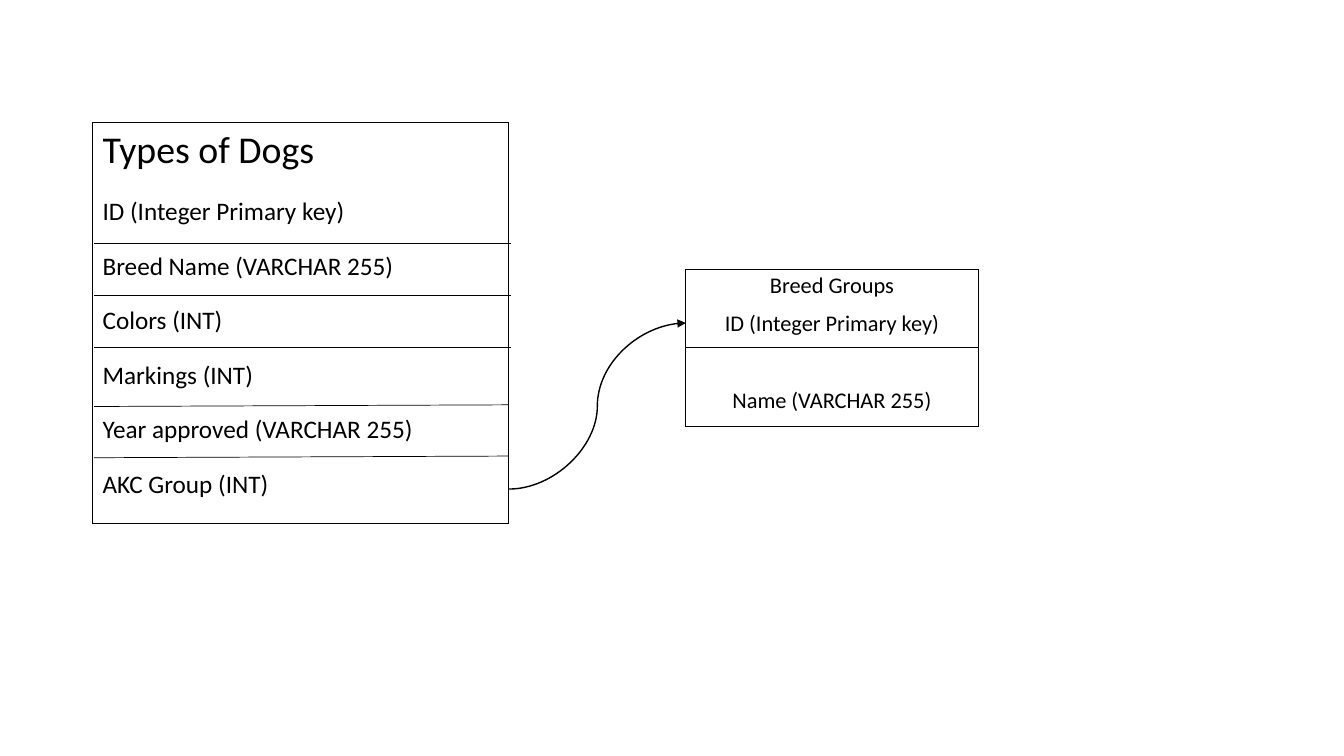
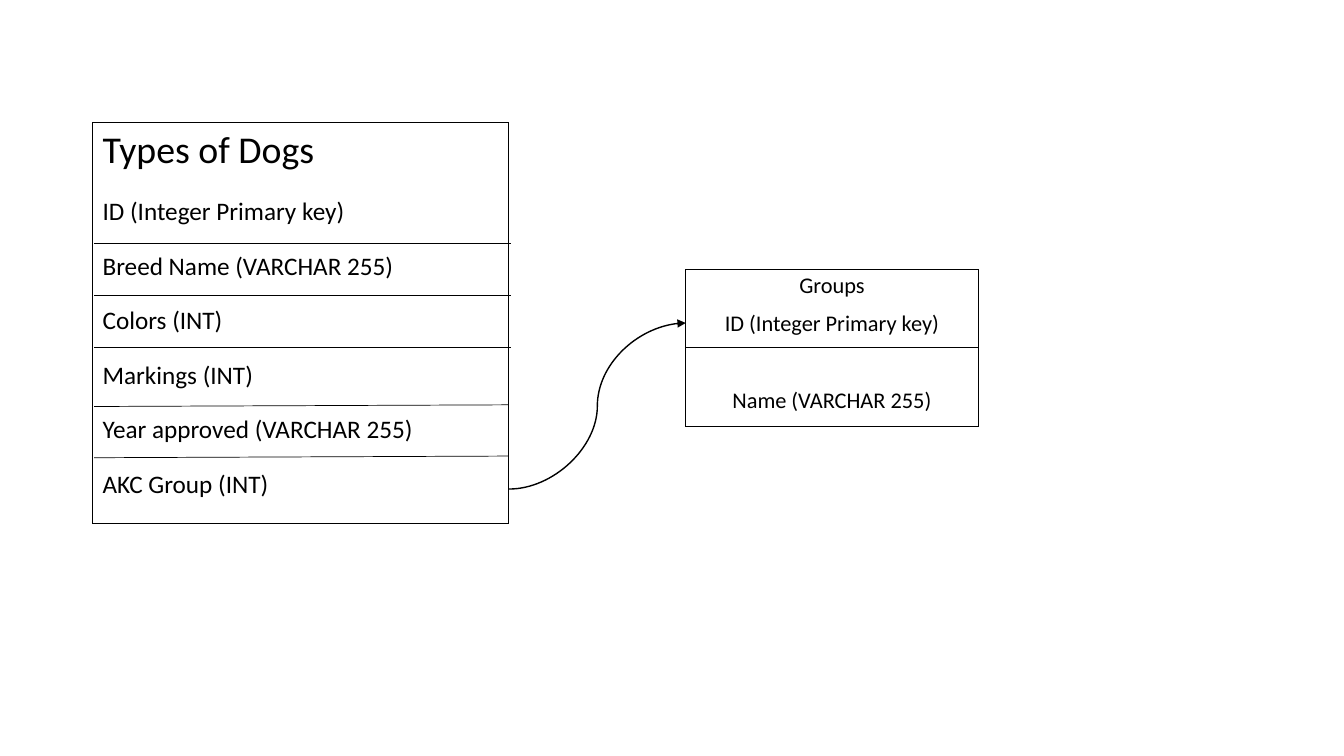
Before and after one commit to AlisonNicole/phase-0-tracks, a slide deck: slide 1 of databases/solo_project/Solo Project Schema.pptx. Drawn at 1344x756 pixels with LibreOffice and Linux fonts; fonts in the diff are those of the drawing. Boxes give left, top, right and bottom in pixels: in the first picture for what was removed or moved away, otherwise in the second. Text is boxed around its words. In the diff, an @@ line names an element or a change of style, - is before the commit and + after.

```diff
--- a/databases/solo_project/Solo Project Schema.pptx
+++ b/databases/solo_project/Solo Project Schema.pptx
@@ subtitle at (799,278,864,297): text changed @@
-Breed Groups
+Groups
```
Also in this commit, not shown: 4 other files.
